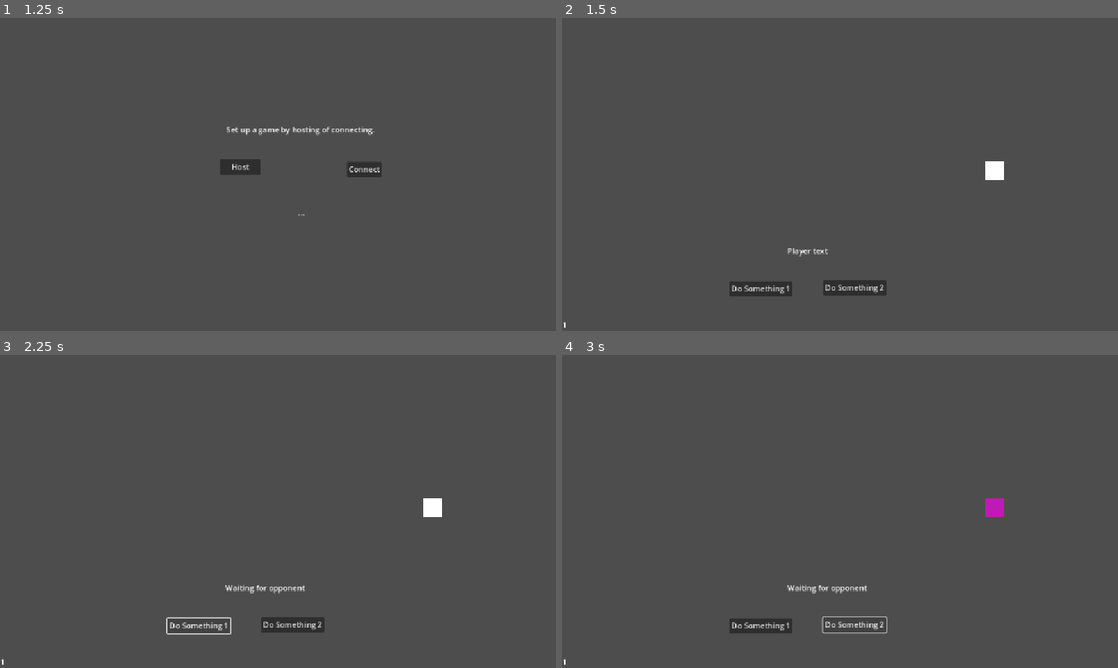
Above: before the commit, frames 1-4 (two rows, left to right).
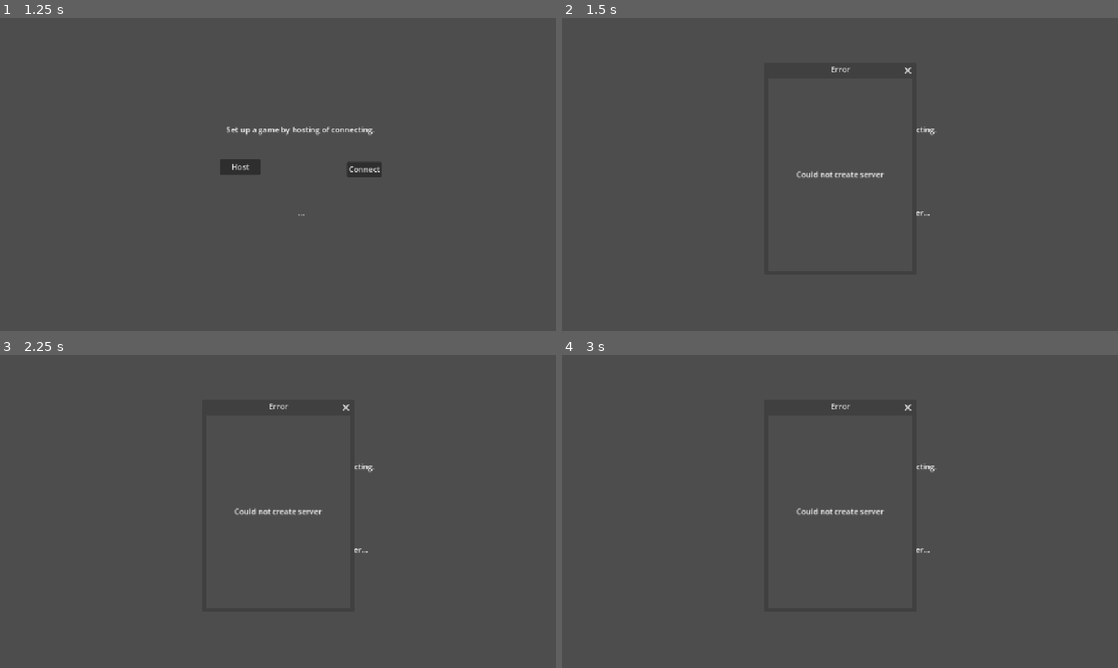
Above: after the commit, the same moments.

Repository: JoeyGiordano/JGZGodotGameTemplate
Game: Godot game, scene res://game_container/game_container.tscn
Two runs of this game, one before a commit and one after it. Both use one fixed random seed, a clock stepped at 60 frames per second and the inputs below. Before the commit the project starts from res://scenes/game_container/game_container.tscn.
Inputs (mouse positions are in pixels of both pictures, inside the frame that each line leads up to):
- Up to frame 1 (1.25 s): click "Play" at 0.5 s
- Up to frame 2 (1.5 s): click "Host" at 1.25 s
- Up to frame 3 (2.25 s): click (200, 624) at 2 s, where only the run before the commit has a clickable "Do Something 1"
- Up to frame 4 (3 s): click (856, 624) at 2.75 s, where only the run before the commit has a clickable "Do Something 2"

Frame 1 is identical in both runs. In frame 2, 1.5% of the frame differs, in the area x 0-80%, y 15-100%; in frame 3, 1.4%; in frame 4, 1.3%.

Commit message:
A lot of stuff
Multiplayer kinda works. (This is harder than ithought it would be)

Diff:
--- a/game/player_field.tscn
+++ b/game/player_field.tscn
@@ -36,3 +36,20 @@
 offset_top = 623.0
 offset_right = 40.0
 offset_bottom = 646.0
+
+[node name="LeaveButton" type="Button" parent="."]
+offset_left = 1071.0
+offset_top = 584.0
+offset_right = 1124.0
+offset_bottom = 615.0
+text = "Leave"
+
+[node name="MessageLabel" type="Label" parent="."]
+offset_left = 439.0
+offset_top = 608.0
+offset_right = 479.0
+offset_bottom = 631.0
+
+[node name="Timer" type="Timer" parent="MessageLabel"]
+wait_time = 1.2
+one_shot = true
--- a/game/player_field_1.gd
+++ b/game/player_field_1.gd
@@ -2,22 +2,20 @@
 class_name PlayerField1
 
 @onready var label : Label = $Label
+@onready var message : Label = $MessageLabel
 @onready var rect : ColorRect = $ColorRect
 @onready var button1 : Button = $Button
 @onready var button2 : Button = $Button2
+@onready var leave_button : Button = $LeaveButton
 
 func _ready():
 	button1.connect("button_down", on_button1_pressed)
 	button2.connect("button_down", on_button2_pressed)
 	$IDLabel.text = str(multiplayer.get_unique_id())
+	if multiplayer.get_unique_id() == 1 : leave_button.text = "End"
 
 func on_button1_pressed() :
-	if multiplayer.get_peers().size() < 1 :
-		label.text = "Waiting for opponent"
-		var timer = get_tree().create_timer(1.5)
-		await timer.timeout
-		label.text = "Player text"
-		return
+	if waiting_for_opponent() : return
 	if label.modulate == Color.BLUE : label.modulate = Color.WHITE
 	else : label.modulate = Color.BLUE
 	rpc("on_button1_pressed_for_peer")
@@ -29,6 +27,7 @@
 	else : labelx.modulate = Color.RED
 
 func on_button2_pressed() :
+	if waiting_for_opponent() : return
 	var rand_color = get_random_color()
 	rect.color = rand_color
 	rpc("on_button2_pressed_for_peer", rand_color)
@@ -37,8 +36,36 @@
 func on_button2_pressed_for_peer(color : Color) :
 	rect.color = color
 
+func on_leave_button_pressed() :
+	rpc("on_leave_button_pressed_for_peer")
+
+	GameContainer.GC.destroy_opponent_scene()
+	GameContainer.GC.switch_to_scene("main_menu")
+
+
+@rpc("any_peer")
+func on_leave_button_pressed_for_peer(is_session_ending : bool) :
+	label.modulate = Color.WHITE
+	rect.color = Color.WHITE
+	GameContainer.GC.destroy_opponent_scene()
+
+
 func get_random_color() -> Color:
 	var hue = randf_range(0.0, 1.0)
 	var saturation = randf_range(0.5, 1.0)
 	var value = randf_range(0.6, 1.0)
 	return Color.from_hsv(hue, saturation, value)
+
+func waiting_for_opponent() -> bool :
+	if multiplayer.get_peers().size() < 1 :
+		display_message("Waiting for opponent to join")
+		return true
+	return false
+
+func display_message(text : String) :
+	message.text = text
+	var t : Timer = message.get_child(0)
+	t.start()
+	await t.timeout
+	message.text = ""
+	t.stop()
--- a/scenes/game_container/game_container.gd
+++ b/game_container/game_container.gd
@@ -7,7 +7,6 @@
 #There should only ever be one active scene (menu or stage) and it will be the only child of the ActiveSceneHolder node
 @onready var ActiveSceneHolder = $ActiveSceneHolder
 #For easy access from other scenes
-@onready var mult : Multiplayer = $Multiplayer
 @onready var OpponentSceneHolder = $OpponentSceneHolder
 
 #Scenes
@@ -26,7 +25,6 @@
 	"player_field_1" : player_field_1,
 	"opponent_field_1" : opponent_field_1,
 }
-
 
 #### METHODS ####
 
@@ -61,6 +59,9 @@
 	var s = scene.instantiate()
 	OpponentSceneHolder.add_child(s)
 
+func destroy_opponent_scene() :
+	OpponentSceneHolder.get_child(0).queue_free()
+
 func get_scene(scene_name : String) -> PackedScene:
 	#return the PackedScene with the name scene_name
 	if !scene_dict.has(scene_name) :
--- a/scenes/game_container/game_container.tscn
+++ b/game_container/game_container.tscn
@@ -1,8 +1,7 @@
-[gd_scene load_steps=4 format=3 uid="uid://dajeyyd76x0vu"]
+[gd_scene load_steps=3 format=3 uid="uid://dajeyyd76x0vu"]
 
-[ext_resource type="Script" uid="uid://gj6s4jjigw13" path="res://scenes/game_container/game_container.gd" id="1_nfc83"]
+[ext_resource type="Script" uid="uid://gj6s4jjigw13" path="res://game_container/game_container.gd" id="1_nfc83"]
 [ext_resource type="PackedScene" uid="uid://dd71ltua8vpqj" path="res://scenes/shell_scenes/main_menu.tscn" id="1_ojqp2"]
-[ext_resource type="Script" uid="uid://bng1yal6q6jmf" path="res://scenes/game_container/multiplayer.gd" id="3_ghd8x"]
 
 [node name="GameContainer" type="Node"]
 script = ExtResource("1_nfc83")
@@ -11,7 +10,4 @@
 
 [node name="MainMenu" parent="ActiveSceneHolder" instance=ExtResource("1_ojqp2")]
 
-[node name="Multiplayer" type="Node" parent="."]
-script = ExtResource("3_ghd8x")
-
 [node name="OpponentSceneHolder" type="Node" parent="."]
--- a/scenes/game_container/multiplayer.gd
+++ b/multiplayer/multiplayer.gd
@@ -5,13 +5,22 @@
 const PORT = 123
 # The IP address of the server
 const SERVER_ADDRESS = "localhost"
+# Max clients, not including host (doesn't work for local clients)
+const MAX_CLIENTS = 1 #this is a two player game
 
 # Create peer object using ENet networking library
 var peer = ENetMultiplayerPeer.new()
 
+func _ready():
+	multiplayer.server_disconnected.connect(_on_server_disconnected)
+
 func setup_as_host() :
 	# Create a server (set peer to listen on PORT)
-	peer.create_server(PORT)
+	var result = peer.create_server(PORT, MAX_CLIENTS)
+	if result :
+		PopupDialouge.create_popup("Error", 300,400, "Could not create server")
+		return
+
 	# Set the godot internal peer
 	multiplayer.multiplayer_peer = peer
 	# Switch to the player game scene
@@ -20,7 +29,11 @@
 	multiplayer.peer_connected.connect(on_peer_connected)
 
 func setup_as_client() :
-	peer.create_client(SERVER_ADDRESS, PORT)
+	var result = peer.create_client(SERVER_ADDRESS, PORT)
+	if result :
+		PopupDialouge.create_popup("Error", 300,400, "Could not connect to server")
+		return
+
 	# Set the godot internal peer
 	multiplayer.multiplayer_peer = peer
 	# Switch to the player game scene
@@ -29,3 +42,6 @@
 
 func on_peer_connected(peer_id) :
 	GameContainer.GC.switch_to_opponent_scene("opponent_field_1")
+
+func _on_server_disconnected() :
+	PopupDialouge.create_popup("Server Disconnected", 300,400, "Error: server disconected")
--- /dev/null
+++ b/multiplayer/popup_dialouge.gd
@@ -0,0 +1,24 @@
+extends Node
+
+# project settings -> window (advanced options) -> embed subwindows = false
+
+func create_popup(title : String, width : int, height : int , message : String) :
+	var popup := Window.new()
+	popup.title = title
+	popup.size = Vector2(width, height)
+	popup.close_requested.connect(popup.queue_free) #closes when x button pressed
+
+	var label := Label.new()
+	label.text = message
+	label.horizontal_alignment = HORIZONTAL_ALIGNMENT_CENTER
+	label.vertical_alignment = VERTICAL_ALIGNMENT_CENTER
+	label.anchor_left = 0
+	label.anchor_top = 0
+	label.anchor_right = 1
+	label.anchor_bottom = 1
+	label.size_flags_horizontal = Control.SIZE_EXPAND_FILL
+	label.size_flags_vertical = Control.SIZE_EXPAND_FILL
+
+	popup.add_child(label)
+	add_child(popup)
+	popup.popup_centered()
--- a/project.godot
+++ b/project.godot
@@ -11,13 +11,19 @@
 [application]
 
 config/name="JGZGodotGameTemplate"
-run/main_scene="res://scenes/game_container/game_container.tscn"
+run/main_scene="res://game_container/game_container.tscn"
 config/features=PackedStringArray("4.4", "GL Compatibility")
 config/icon="res://icon.svg"
+
+[autoload]
+
+MultiplayerManager="*res://multiplayer/multiplayer.gd"
+PopupDialouge="*res://multiplayer/popup_dialouge.gd"
 
 [display]
 
 window/size/mode=2
+window/subwindows/embed_subwindows=false
 window/stretch/mode="canvas_items"
 
 [rendering]
--- a/multiplayer/connect.gd
+++ b/scenes/shell_scenes/connect.gd
@@ -12,12 +12,12 @@
 func host_button_pressed() :
 	disable_buttons()
 	message_label.text = "Setting up server..."
-	GameContainer.GC.mult.setup_as_host()
+	MultiplayerManager.setup_as_host()
 
 func connect_button_pressed() :
 	disable_buttons()
 	message_label.text = "Trying to connect..."
-	GameContainer.GC.mult.setup_as_client()
+	MultiplayerManager.setup_as_client()
 
 func disable_buttons() :
 	host_button.disabled = true
--- a/scenes/shell_scenes/connect.tscn
+++ b/scenes/shell_scenes/connect.tscn
@@ -1,6 +1,6 @@
 [gd_scene load_steps=2 format=3 uid="uid://cbvw2p105b25e"]
 
-[ext_resource type="Script" uid="uid://dvcdc4txfqb3y" path="res://multiplayer/connect.gd" id="1_0ndui"]
+[ext_resource type="Script" uid="uid://dvcdc4txfqb3y" path="res://scenes/shell_scenes/connect.gd" id="1_0ndui"]
 
 [node name="Connect" type="Node"]
 script = ExtResource("1_0ndui")
--- a/scenes/shell_scenes/credits.tscn
+++ b/scenes/shell_scenes/credits.tscn
@@ -1,6 +1,6 @@
 [gd_scene load_steps=2 format=3 uid="uid://bhuom4ivjp0be"]
 
-[ext_resource type="Script" uid="uid://xqxyy6g1qtfk" path="res://scenes/game_container/switch_to_scene.gd" id="1_lxpdn"]
+[ext_resource type="Script" uid="uid://xqxyy6g1qtfk" path="res://game_container/switch_to_scene.gd" id="1_lxpdn"]
 
 [node name="Credits" type="Node"]
 
--- a/scenes/shell_scenes/instructions.tscn
+++ b/scenes/shell_scenes/instructions.tscn
@@ -1,6 +1,6 @@
 [gd_scene load_steps=2 format=3 uid="uid://cltaghkxnswjy"]
 
-[ext_resource type="Script" uid="uid://xqxyy6g1qtfk" path="res://scenes/game_container/switch_to_scene.gd" id="1_4nwng"]
+[ext_resource type="Script" uid="uid://xqxyy6g1qtfk" path="res://game_container/switch_to_scene.gd" id="1_4nwng"]
 
 [node name="Instructions" type="Node"]
 
--- a/scenes/shell_scenes/main_menu.tscn
+++ b/scenes/shell_scenes/main_menu.tscn
@@ -1,6 +1,6 @@
 [gd_scene load_steps=2 format=3 uid="uid://dd71ltua8vpqj"]
 
-[ext_resource type="Script" uid="uid://xqxyy6g1qtfk" path="res://scenes/game_container/switch_to_scene.gd" id="1_hccbo"]
+[ext_resource type="Script" uid="uid://xqxyy6g1qtfk" path="res://game_container/switch_to_scene.gd" id="1_hccbo"]
 
 [node name="MainMenu" type="Node"]
 
Renamed: scenes/game_container/game_container.gd.uid -> game_container/game_container.gd.uid
Renamed: scenes/game_container/switch_to_scene.gd -> game_container/switch_to_scene.gd
Renamed: scenes/game_container/switch_to_scene.gd.uid -> game_container/switch_to_scene.gd.uid
Renamed: scenes/game_container/multiplayer.gd.uid -> multiplayer/multiplayer.gd.uid
Not shown, added: multiplayer/popup_dialouge.gd.uid
Renamed: multiplayer/connect.gd.uid -> scenes/shell_scenes/connect.gd.uid
